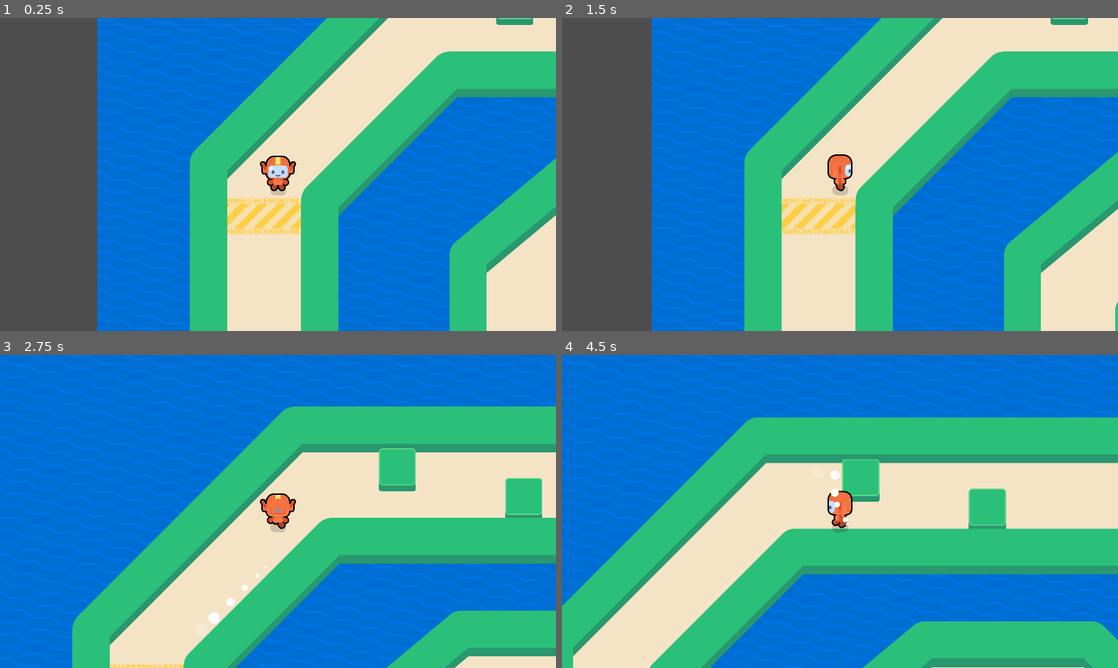
Above: before the commit, frames 1-4 (two rows, left to right).
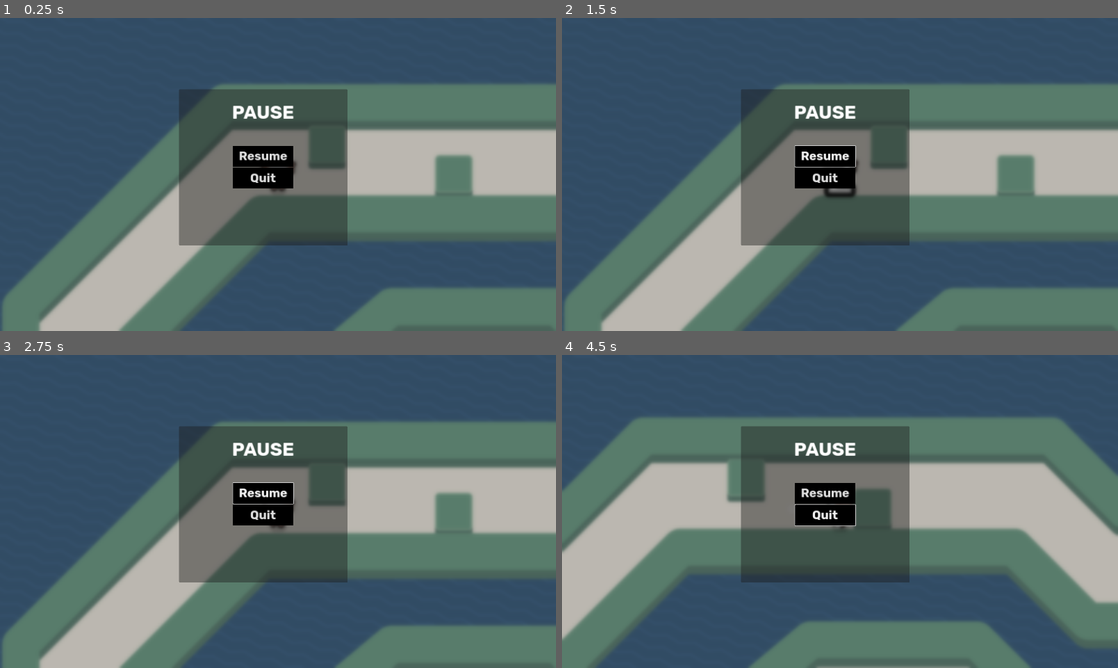
Above: after the commit, the same moments.

Repository: keliang5/2d-GameDev-Course
Game: Godot game, scene res://game.tscn
Two runs of this game, one before a commit and one after it. Both use one fixed random seed, a clock stepped at 60 frames per second and the inputs below.
Inputs (mouse positions are in pixels of both pictures, inside the frame that each line leads up to):
- Up to frame 1 (0.25 s): no input
- Up to frame 2 (1.5 s): click (823, 155) at 0.5 s, where only the run after the commit has a clickable "Resume"; tap Enter at 1.25 s; move the mouse to (962, 158) at 1.27 s; hold Right (move_right) from 1.28 s (still down); tap Z at 1.35 s; click (962, 158) at 1.42 s
- Up to frame 3 (2.75 s): tap Space at 1.52, 2.27 s; move the mouse to (166, 527) at 2.02 s; release Right (move_right) at 2.03 s; hold W (move_down) from 2.03 s (still down); tap Z at 2.1 s
- Up to frame 4 (4.5 s): move the mouse to (895, 442) at 2.77 s; release W (move_down) at 2.78 s; hold Right (move_right) 2.78-3.53 s; tap Z at 2.85, 3.6, 4.35 s; move the mouse to (812, 574) at 3.52 s; hold Down (move_up) 3.53-4.28 s; click (812, 574) at 3.67 s; tap Space at 3.77 s; move the mouse to (1006, 558) at 4.27 s; hold Left (move_left) from 4.28 s (still down)

The runs differ from the first frame. In frame 1, 100% of the frame differs, in the area x 0-100%, y 0-100%; in frame 2, 100%; in frame 3, 100%; in frame 4, 100%.

Commit message:
L10 Complete and a little of L11 whoops

Diff:
--- a/M09.top_down_movement_workbook/assets/countdown/count_down.gd
+++ b/M09.top_down_movement_workbook/assets/countdown/count_down.gd
@@ -100,3 +100,5 @@
 	text = ""
 	# Ensure the countdown is invisible
 	visible = false
+
+	#gbbs
--- a/M09.top_down_movement_workbook/assets/pause_screen_theme.tres
+++ b/M09.top_down_movement_workbook/assets/pause_screen_theme.tres
@@ -14,7 +14,7 @@
 content_margin_top = 20.0
 content_margin_right = 20.0
 content_margin_bottom = 20.0
-bg_color = Color(0.1, 0.1, 0.1, 0.6)
+bg_color = Color(0.101961, 0.101961, 0.101961, 0.423529)
 corner_radius_top_left = 3
 corner_radius_top_right = 3
 corner_radius_bottom_right = 3
--- a/M09.top_down_movement_workbook/game.gd
+++ b/M09.top_down_movement_workbook/game.gd
@@ -1,6 +1,9 @@
 extends Node2D
 
 @onready var _finish_line: FinishLine = %FinishLine
+@onready var _count_down: CountDown = %CountDown
+@onready var _runner: Runner = %Runner
+
 
 func _ready() -> void:
 	_finish_line.body_entered.connect(func (body: Node) -> void:
@@ -22,3 +25,10 @@
 	_finish_line.confettis_finished.connect(
 		get_tree().reload_current_scene
 	)
+
+	_count_down.start_counting()
+	_runner.set_physics_process(false)
+	_count_down.counting_finished.connect(
+		func() ->void:
+			_runner.set_physics_process(true)
+	)
--- a/M09.top_down_movement_workbook/game.tscn
+++ b/M09.top_down_movement_workbook/game.tscn
@@ -6,6 +6,9 @@
 [ext_resource type="Texture2D" uid="uid://5vl7p0xb7nd8" path="res://assets/circuit_background.png" id="3_4a5dd"]
 [ext_resource type="PackedScene" uid="uid://ybdg48vswryt" path="res://circuit.tscn" id="4_f2oox"]
 [ext_resource type="PackedScene" uid="uid://xl56q8amb611" path="res://assets/finish_line/finish_line.tscn" id="5_7iju6"]
+[ext_resource type="Theme" uid="uid://cdcyvsn1fp8wa" path="res://assets/countdown/count_down_theme.tres" id="7_pvhga"]
+[ext_resource type="Script" path="res://assets/countdown/count_down.gd" id="8_fia6v"]
+[ext_resource type="PackedScene" uid="uid://cuvyg5mds8mk" path="res://lessons/pause_screen.tscn" id="9_atxlh"]
 
 [node name="Game" type="Node2D"]
 y_sort_enabled = true
@@ -13,28 +16,56 @@
 
 [node name="CircuitBG" type="Sprite2D" parent="."]
 z_index = -250
+position = Vector2(1918, 1336)
 texture = ExtResource("3_4a5dd")
 
 [node name="FinishLine" parent="." instance=ExtResource("5_7iju6")]
 unique_name_in_owner = true
-position = Vector2(-1344, -200)
+position = Vector2(574, 1136)
 area_width = 256
 
 [node name="Runner" parent="." instance=ExtResource("1_wh7ow")]
+unique_name_in_owner = true
 z_index = 1
 y_sort_enabled = true
-position = Vector2(-1296, -280)
+position = Vector2(1270, 560)
 
 [node name="SimpleObstacle" parent="." instance=ExtResource("2_ftdm6")]
-position = Vector2(1285, -230)
+position = Vector2(3203, 1106)
 
 [node name="SimpleObstacle3" parent="." instance=ExtResource("2_ftdm6")]
-position = Vector2(-41, -842)
+position = Vector2(1877, 494)
 
 [node name="SimpleObstacle4" parent="." instance=ExtResource("2_ftdm6")]
-position = Vector2(-478, -944)
+position = Vector2(1440, 392)
 
 [node name="SimpleObstacle2" parent="." instance=ExtResource("2_ftdm6")]
-position = Vector2(912, -691)
+position = Vector2(2830, 645)
 
 [node name="Circuit" parent="." instance=ExtResource("4_f2oox")]
+position = Vector2(1918, 1336)
+
+[node name="CanvasLayer" type="CanvasLayer" parent="."]
+
+[node name="CountDown" type="Label" parent="CanvasLayer"]
+unique_name_in_owner = true
+anchors_preset = 8
+anchor_left = 0.5
+anchor_top = 0.5
+anchor_right = 0.5
+anchor_bottom = 0.5
+offset_left = -162.0
+offset_top = -109.5
+offset_right = 162.0
+offset_bottom = 109.5
+grow_horizontal = 2
+grow_vertical = 2
+theme = ExtResource("7_pvhga")
+text = "
+"
+horizontal_alignment = 1
+vertical_alignment = 1
+script = ExtResource("8_fia6v")
+
+[node name="PauseScreen" parent="CanvasLayer" instance=ExtResource("9_atxlh")]
+menu_opened_amount = 1.0
--- /dev/null
+++ b/M09.top_down_movement_workbook/lessons/pause_screen.tscn
@@ -0,0 +1,73 @@
+[gd_scene load_steps=5 format=3 uid="uid://cuvyg5mds8mk"]
+
+[ext_resource type="Theme" uid="uid://cex15tcav7we4" path="res://assets/pause_screen_theme.tres" id="1_o6jcw"]
+[ext_resource type="Script" path="res://pause_screen.gd" id="2_2laca"]
+[ext_resource type="Shader" path="res://assets/blur.gdshader" id="2_f4n3f"]
+
+[sub_resource type="ShaderMaterial" id="ShaderMaterial_70pou"]
+shader = ExtResource("2_f4n3f")
+shader_parameter/blur_amount = 1.5
+shader_parameter/tint = null
+shader_parameter/tint_strength = 0.2
+shader_parameter/saturation = 0.3
+
+[node name="PauseScreen" type="Control"]
+layout_mode = 3
+anchors_preset = 15
+anchor_right = 1.0
+anchor_bottom = 1.0
+grow_horizontal = 2
+grow_vertical = 2
+theme = ExtResource("1_o6jcw")
+script = ExtResource("2_2laca")
+
+[node name="BlurColorRect" type="ColorRect" parent="."]
+unique_name_in_owner = true
+material = SubResource("ShaderMaterial_70pou")
+layout_mode = 1
+anchors_preset = 15
+anchor_right = 1.0
+anchor_bottom = 1.0
+grow_horizontal = 2
+grow_vertical = 2
+
+[node name="UIPanelContainer" type="PanelContainer" parent="."]
+unique_name_in_owner = true
+layout_mode = 1
+anchors_preset = 8
+anchor_left = 0.5
+anchor_top = 0.5
+anchor_right = 0.5
+anchor_bottom = 0.5
+offset_left = -342.0
+offset_top = -294.0
+offset_right = 240.0
+offset_bottom = 245.0
+grow_horizontal = 2
+grow_vertical = 2
+
+[node name="VBoxContainer" type="VBoxContainer" parent="UIPanelContainer"]
+layout_mode = 2
+
+[node name="Label" type="Label" parent="UIPanelContainer/VBoxContainer"]
+custom_minimum_size = Vector2(0, 120)
+layout_mode = 2
+text = "PAUSE"
+horizontal_alignment = 1
+vertical_alignment = 1
+
+[node name="CenterContainer" type="CenterContainer" parent="UIPanelContainer"]
+layout_mode = 2
+
+[node name="VBoxContainer" type="VBoxContainer" parent="UIPanelContainer/CenterContainer"]
+layout_mode = 2
+
+[node name="ResumeButton" type="Button" parent="UIPanelContainer/CenterContainer/VBoxContainer"]
+layout_mode = 2
+text = "Resume
+"
+
+[node name="QuitButton" type="Button" parent="UIPanelContainer/CenterContainer/VBoxContainer"]
+layout_mode = 2
+text = "Quit
+"
--- /dev/null
+++ b/M09.top_down_movement_workbook/pause_screen.gd
@@ -0,0 +1,22 @@
+@tool
+extends Control
+
+@onready var _blur_color_rect: ColorRect = %BlurColorRect
+@onready var _ui_panel_container: PanelContainer = %UIPanelContainer
+
+@export_range(0, 1.0) var menu_opened_amount := 0.0:
+	set =  set_menu_opened_amount
+
+@export_range(0.1, 10.0, 0.01, "or_greater") var animation_duration:= 2.3
+
+var _tween: Tween
+
+func set_menu_opened_amount(amount: float) -> void:
+	menu_opened_amount = amount
+	visible = amount > 0
+	if _ui_panel_container == null or _blur_color_rect == null:
+		return
+	_blur_color_rect.material.set_shader_parameter("blur_amount", lerp(0.0, 1.5, amount))
+	_blur_color_rect.material.set_shader_parameter("saturation", lerp(1.0, 0.3, amount))
+	_blur_color_rect.material.set_shader_parameter("tint_strength", lerp(0.0, 0.2, amount))
+	_ui_panel_container.modulate.a = amount
Not shown: 1 places in M09.top_down_movement_workbook/game.tscn that only renumber resources
